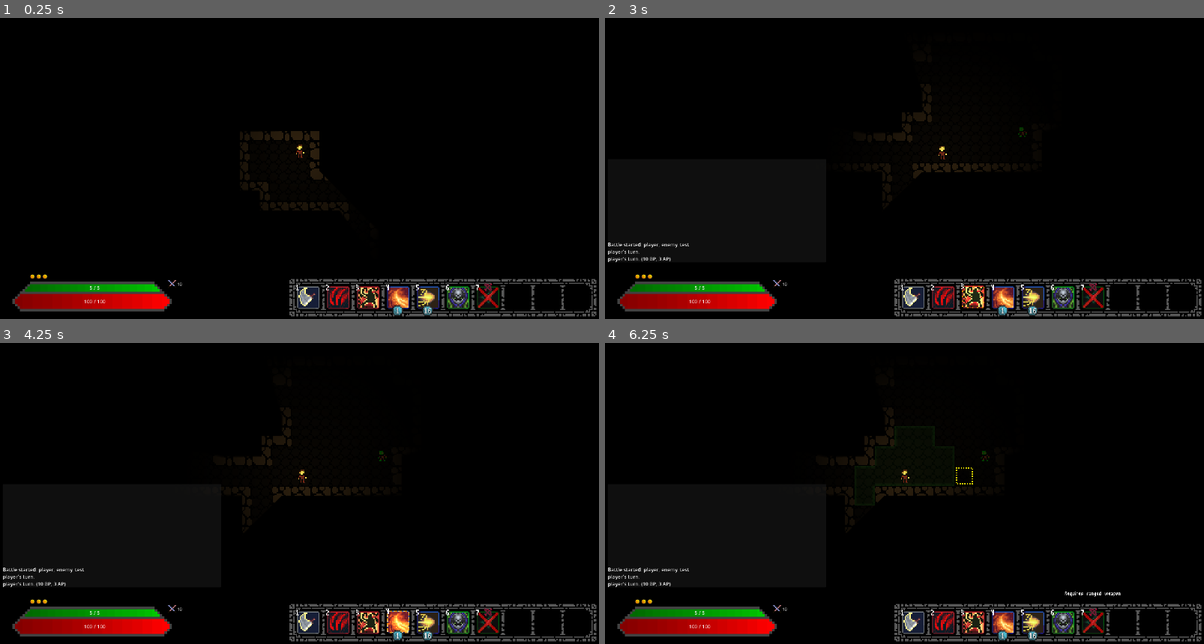
Above: before the commit, frames 1-4 (two rows, left to right).
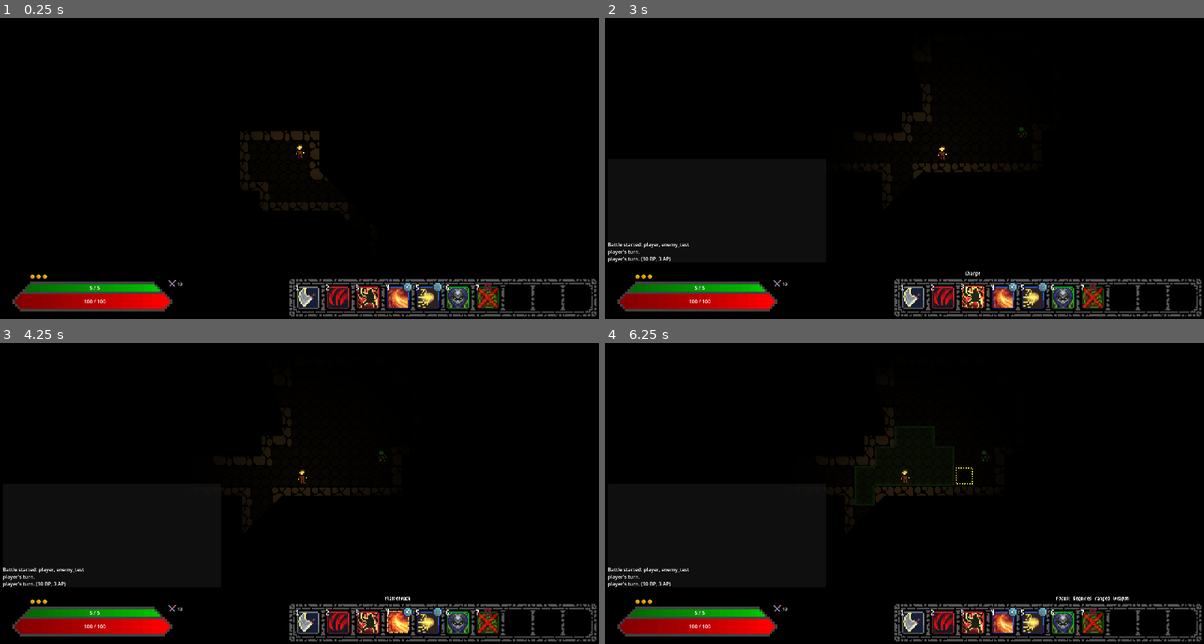
Above: after the commit, the same moments.

Repository: E-Rodowicz/Project-Fantasy
Game: Godot game, scene res://scenes/levels/test_area.tscn
Same seed, same stepped clock (60 frames per second), same inputs: the game is played once before the commit and once after it.
Inputs:
- Up to frame 1 (0.25 s): no input
- Up to frame 2 (3 s): tap Enter at 0.5 s; hold Right (ui_right) 0.53-1.28 s; tap 0 (ability_0) at 0.6 s; tap Space (precise_move) at 1.25 s; hold Down (ui_down) 1.28-2.03 s; tap 1 (ability_1) at 1.35 s; hold Right (ui_right) 2.03-2.78 s; tap 2 (ability_2) at 2.1 s; hold Up (ui_up) from 2.78 s (still down); tap 3 (ability_3) at 2.85 s
- Up to frame 3 (4.25 s): release Up (ui_up) at 3.53 s; hold Left (ui_left) from 3.53 s (still down); tap 4 (ability_4) at 3.6 s
- Up to frame 4 (6.25 s): tap 5 (ability_5) at 4.35 s; tap Enter at 5 s; release Left (ui_left) at 5.03 s; hold Down (ui_down) 5.03-5.78 s; tap 6 (ability_6) at 5.1 s; hold Right (ui_right) from 5.78 s (still down); tap 7 (ability_7) at 5.85 s

The runs differ from the first frame. In frame 1, 1.1% of the frame differs, in the area x 2-100%, y 37-100%; in frame 2, 1.2%; in frame 3, 1.2%; in frame 4, 1.4%, in the area x 0-100%, y 29-100%.

Commit message:
Completed Hotbar
Final touches, made all animations match, cantered everything, clamped text so that it does not go off screen.

Diff:
--- a/project.godot
+++ b/project.godot
@@ -218,4 +218,3 @@
 rendering_device/driver.windows="d3d12"
 renderer/rendering_method="mobile"
 environment/defaults/default_clear_color=Color(0, 0, 0, 0.84705883)
-2d/snap/snap_2d_vertices_to_pixel=true
--- a/scenes/gui/hotbar_display.gd
+++ b/scenes/gui/hotbar_display.gd
@@ -3,6 +3,7 @@
 @onready var background: TextureRect = $Background
 
 @export var basic_attack_icon: Texture2D
+@export var ranged_attack_icon: Texture2D
 @export var highlight_frames: SpriteFrames
 @export var reject_cross_texture: Texture2D
 @export var sc_orb_frames: SpriteFrames
@@ -17,6 +18,8 @@
 var icon_size: Vector2 = Vector2(24, 24)
 var reason_label: Label = null
 var reason_tween: Tween = null
+var name_label: Label = null
+var name_tween: Tween = null
 var slot_overlays: Array = []
 var slot_blocked: Array = []
 var overlay_tween_speed: float = 0.25
@@ -97,28 +100,27 @@
 
 		var charge_label: Label = Label.new()
 		charge_label.text = ""
-		var charge_font: Font = preload("res://assets/fonts/m3x6.ttf")
+		var charge_font: Font = preload("res://assets/fonts/pixel-font-height-5.ttf")
 		charge_label.add_theme_font_override("font", charge_font)
-		charge_label.add_theme_font_size_override("font_size", 16)
+		charge_label.add_theme_font_size_override("font_size", 6)
 		charge_label.add_theme_color_override("font_color", Color(0.9, 0.9, 0.9))
 		charge_label.add_theme_color_override("font_outline_color", Color.BLACK)
 		charge_label.add_theme_constant_override("outline_size", 1)
 		charge_label.horizontal_alignment = HORIZONTAL_ALIGNMENT_CENTER
-		charge_label.size = Vector2(icon_size.x + 1, 12)
-		charge_label.position = Vector2(pos_x + 0.25, pos_y + icon_size.y - 6)
+		charge_label.size = Vector2(12, 12)
+		charge_label.position = Vector2(pos_x + 17, pos_y + icon_size.y - 27)
 		charge_label.z_index = 3
 		background.add_child(charge_label)
 		slot_charge_labels.append(charge_label)
 
 		var charge_fade_label: Label = Label.new()
-		charge_fade_label.add_theme_font_override("font", charge_font)
-		charge_fade_label.add_theme_font_size_override("font_size", 16)
+		charge_fade_label.add_theme_font_size_override("font_size", 6)
 		charge_fade_label.add_theme_color_override("font_color", Color.WHITE)
 		charge_fade_label.add_theme_color_override("font_outline_color", Color.BLACK)
 		charge_fade_label.add_theme_constant_override("outline_size", 1)
 		charge_fade_label.horizontal_alignment = HORIZONTAL_ALIGNMENT_CENTER
-		charge_fade_label.size = Vector2(icon_size.x + 1, 12)
-		charge_fade_label.position = Vector2(pos_x, pos_y + icon_size.y - 6)
+		charge_fade_label.size = Vector2(12, 12)
+		charge_fade_label.position = Vector2(pos_x + 17, pos_y + icon_size.y - 27)
 		charge_fade_label.z_index = 3
 		charge_fade_label.modulate = Color(1, 1, 1, 0)
 		background.add_child(charge_fade_label)
@@ -133,20 +135,19 @@
 		orb.centered = false
 		orb.modulate = Color(1, 1, 1, 0)
 		orb.offset = Vector2(0, 0)
-		orb.position = Vector2(pos_x + 5.5, pos_y + icon_size.y - 4)
-		orb.scale = Vector2(1.5, 1.5)
+		orb.position = Vector2(pos_x + 17, pos_y + icon_size.y - 29)
+		orb.scale = Vector2(1.35, 1.35)
 		orb.z_index = 2
 		orb.stop()
 		orb.frame = 0
 		background.add_child(orb)
 		slot_orbs.append(orb)
 
-		var empty_orb: TextureRect = TextureRect.new()
+		var empty_orb: Sprite2D = Sprite2D.new()
 		empty_orb.texture = empty_orb_texture
-		empty_orb.expand_mode = TextureRect.EXPAND_IGNORE_SIZE
-		empty_orb.stretch_mode = TextureRect.STRETCH_KEEP_ASPECT_CENTERED
-		empty_orb.size = Vector2(12, 12)
-		empty_orb.position = Vector2(pos_x + 5.5, pos_y + icon_size.y - 4)
+		empty_orb.centered = false
+		empty_orb.position = Vector2(pos_x + 17, pos_y + icon_size.y - 29)
+		empty_orb.scale = Vector2(1.35, 1.35)
 		empty_orb.modulate = Color(1, 1, 1, 0)
 		empty_orb.z_index = 2
 		background.add_child(empty_orb)
@@ -190,6 +191,18 @@
 		reason_label.visible = false
 		add_child(reason_label)
 
+	name_label = Label.new()
+	var name_font: Font = preload("res://assets/fonts/m3x6.ttf")
+	name_label.texture_filter = CanvasItem.TEXTURE_FILTER_NEAREST
+	name_label.add_theme_font_override("font", name_font)
+	name_label.add_theme_font_size_override("font_size", 32)
+	name_label.add_theme_color_override("font_color", Color(1.0, 1.0, 1.0, 1.0))
+	name_label.add_theme_color_override("font_outline_color", Color.BLACK)
+	name_label.add_theme_constant_override("outline_size", 3)
+	name_label.horizontal_alignment = HORIZONTAL_ALIGNMENT_CENTER
+	name_label.visible = false
+	add_child(name_label)
+
 	highlight_sprite = AnimatedSprite2D.new()
 	highlight_sprite.scale = Vector2(icon_size.x / 18.0, icon_size.y / 18.0)
 	highlight_sprite.sprite_frames = highlight_frames
@@ -229,7 +242,10 @@
 		var ability_id: String = PlayerData.get_hotbar_ability(i)
 
 		if ability_id == "basic_attack":
-			slot_icons[i].texture = basic_attack_icon
+			if PlayerData.is_ranged_weapon_equipped():
+				slot_icons[i].texture = ranged_attack_icon
+			else:
+				slot_icons[i].texture = basic_attack_icon
 			slot_labels[i].visible = ability_id != ""
 		elif ability_id != "":
 			var data: Dictionary = AbilityDB.get_ability(ability_id)
@@ -321,6 +337,10 @@
 	# Only animates when the active slot changes, not every frame.
 	if current_active_slot != previous_active_slot:
 		_animate_selection(previous_active_slot, current_active_slot)
+		if current_active_slot >= 0:
+			_show_ability_name(current_active_slot)
+		else:
+			_hide_ability_name()
 		previous_active_slot = current_active_slot
 
 	# Switche's highlight animation based on confirm state.
@@ -459,8 +479,52 @@
 		label_flash.tween_property(slot_charge_labels[slot], "modulate", Color(1, 0.3, 0.3, 1), 0.1)
 		label_flash.tween_property(slot_charge_labels[slot], "modulate", Color(1, 1, 1, 1), 0.1)
 
+func _show_ability_name(slot: int) -> void:
+	var ability_id: String = PlayerData.get_hotbar_ability(slot)
+	if reason_tween != null and reason_tween.is_valid():
+		reason_tween.kill()
+	reason_label.visible = false
+	if ability_id == "":
+		return
+
+	var display_name: String = ""
+	if ability_id == "basic_attack":
+		display_name = "Attack"
+	else:
+		var data: Dictionary = AbilityDB.get_ability(ability_id)
+		display_name = data.get("name", "")
+
+	if display_name == "":
+		return
+
+	name_label.text = display_name
+	_position_label_above_slot(name_label, slot, -35)
+
+	if name_tween != null and name_tween.is_valid():
+		name_tween.kill()
+
+	name_label.modulate = Color(1, 1, 1, 0)
+	name_label.visible = true
+
+	name_tween = create_tween()
+	name_tween.tween_property(name_label, "modulate:a", 1.0, 0.15)
+
+func _hide_ability_name() -> void:
+	if name_label == null or not name_label.visible:
+		return
+
+	if name_tween != null and name_tween.is_valid():
+		name_tween.kill()
+
+	name_tween = create_tween()
+	name_tween.tween_property(name_label, "modulate:a", 0.0, 0.3)
+	name_tween.tween_callback(func(): name_label.visible = false)
+
 func _show_reject_reason(slot: int) -> void:
 	var pt: CombatantTurn = BattleManager.player_turn
+	if name_tween != null and name_tween.is_valid():
+		name_tween.kill()
+	name_label.visible = false
 	if pt == null:
 		return
 
@@ -468,12 +532,16 @@
 	if reasons.is_empty():
 		return
 
-	reason_label.text = ", ".join(reasons)
-	reason_label.size = Vector2(400, 40)
-
-	var slot_local_x: float = first_slot_offset.x + (slot_spacing * slot) + (icon_size.x / 2)
-	var slot_screen_x: float = background.global_position.x + (slot_local_x * background.scale.x)
-	reason_label.position = Vector2(slot_screen_x - 200, background.global_position.y - 50)
+	var ability_id: String = PlayerData.get_hotbar_ability(slot)
+	var display_name: String = ""
+	if ability_id == "basic_attack":
+		display_name = "Attack"
+	else:
+		var data: Dictionary = AbilityDB.get_ability(ability_id)
+		display_name = data.get("name", "")
+
+	reason_label.text = display_name + ": " + ", ".join(reasons)
+	_position_label_above_slot(reason_label, slot, -35)
 
 	if reason_tween != null and reason_tween.is_valid():
 		reason_tween.kill()
@@ -486,3 +554,18 @@
 	reason_tween.tween_interval(0.8)
 	reason_tween.tween_property(reason_label, "modulate:a", 0.0, 0.5)
 	reason_tween.tween_callback(func(): reason_label.visible = false)
+
+func _position_label_above_slot(label: Label, slot: int, y_offset: float) -> void:
+	var font: Font = label.get_theme_font("font")
+	var font_size: int = label.get_theme_font_size("font_size")
+	var text_width: float = font.get_string_size(label.text, HORIZONTAL_ALIGNMENT_LEFT, -1, font_size).x
+	var label_width: float = text_width + 16.0
+	label.size = Vector2(label_width, 40)
+
+	var slot_local_x: float = first_slot_offset.x + (slot_spacing * slot) + (icon_size.x / 2)
+	var slot_screen_x: float = background.global_position.x + (slot_local_x * background.scale.x)
+
+	var margin: float = 4.0
+	var viewport_width: float = get_viewport().get_visible_rect().size.x
+	var label_x: float = clampf(slot_screen_x - (label_width / 2.0), margin, viewport_width - label_width - margin)
+	label.position = Vector2(label_x, background.global_position.y + y_offset)
--- a/scenes/gui/hotbar_display.tscn
+++ b/scenes/gui/hotbar_display.tscn
@@ -4,55 +4,47 @@
 [ext_resource type="Texture2D" uid="uid://bie8scqujsmnj" path="res://assets/sprites/gui/ability_hotbar.png" id="2_a2ttq"]
 [ext_resource type="Texture2D" uid="uid://bqle02i73td3j" path="res://assets/sprites/gui/ability_neutral_attack.png" id="2_bxgwf"]
 [ext_resource type="SpriteFrames" uid="uid://c87a6allqlk04" path="res://scenes/gui/hotbar_highlight_select.tres" id="3_mlamd"]
+[ext_resource type="Texture2D" uid="uid://b00tor5n7bt46" path="res://assets/sprites/gui/ability_neutral_ranged.png" id="3_rqwpo"]
 [ext_resource type="Texture2D" uid="uid://d4hjgk4721d7v" path="res://assets/sprites/gui/ability_inactive.png" id="4_qg201"]
-[ext_resource type="Texture2D" uid="uid://ceotyk3v4oh8t" path="res://assets/sprites/gui/ability_highlight_sc/ability_highlight_sc-sheet.png" id="5_7kw60"]
+[ext_resource type="Texture2D" uid="uid://b8silrhcbpsxw" path="res://assets/sprites/gui/ability_highlight_sc/ability_highlight_sc_8x8-sheet.png" id="5_w21tg"]
 [ext_resource type="Texture2D" uid="uid://djuq6ssmsgt4q" path="res://assets/sprites/gui/ability_indicator_ranged/ability_indicator_ranged-sheet.png" id="6_hh02c"]
 [ext_resource type="Texture2D" uid="uid://wfc2so1qeimg" path="res://assets/sprites/gui/ability_highlight_sc/ability_highlight_sc_empty.png" id="7_w21tg"]
 
-[sub_resource type="AtlasTexture" id="AtlasTexture_7kw60"]
-atlas = ExtResource("5_7kw60")
+[sub_resource type="AtlasTexture" id="AtlasTexture_rqwpo"]
+atlas = ExtResource("5_w21tg")
 region = Rect2(0, 0, 8, 8)
 
-[sub_resource type="AtlasTexture" id="AtlasTexture_hh02c"]
-atlas = ExtResource("5_7kw60")
+[sub_resource type="AtlasTexture" id="AtlasTexture_64ry1"]
+atlas = ExtResource("5_w21tg")
 region = Rect2(8, 0, 8, 8)
 
-[sub_resource type="AtlasTexture" id="AtlasTexture_w21tg"]
-atlas = ExtResource("5_7kw60")
+[sub_resource type="AtlasTexture" id="AtlasTexture_gj6vh"]
+atlas = ExtResource("5_w21tg")
 region = Rect2(16, 0, 8, 8)
 
-[sub_resource type="AtlasTexture" id="AtlasTexture_rqwpo"]
-atlas = ExtResource("5_7kw60")
+[sub_resource type="AtlasTexture" id="AtlasTexture_7ya64"]
+atlas = ExtResource("5_w21tg")
 region = Rect2(24, 0, 8, 8)
 
-[sub_resource type="AtlasTexture" id="AtlasTexture_64ry1"]
-atlas = ExtResource("5_7kw60")
+[sub_resource type="AtlasTexture" id="AtlasTexture_6nae8"]
+atlas = ExtResource("5_w21tg")
 region = Rect2(32, 0, 8, 8)
 
-[sub_resource type="AtlasTexture" id="AtlasTexture_gj6vh"]
-atlas = ExtResource("5_7kw60")
+[sub_resource type="AtlasTexture" id="AtlasTexture_s8ruu"]
+atlas = ExtResource("5_w21tg")
 region = Rect2(40, 0, 8, 8)
 
-[sub_resource type="AtlasTexture" id="AtlasTexture_7ya64"]
-atlas = ExtResource("5_7kw60")
+[sub_resource type="AtlasTexture" id="AtlasTexture_vt04i"]
+atlas = ExtResource("5_w21tg")
 region = Rect2(48, 0, 8, 8)
 
-[sub_resource type="AtlasTexture" id="AtlasTexture_6nae8"]
-atlas = ExtResource("5_7kw60")
+[sub_resource type="AtlasTexture" id="AtlasTexture_8doc3"]
+atlas = ExtResource("5_w21tg")
 region = Rect2(56, 0, 8, 8)
 
 [sub_resource type="SpriteFrames" id="SpriteFrames_qg201"]
 animations = [{
 "frames": [{
-"duration": 1.0,
-"texture": SubResource("AtlasTexture_7kw60")
-}, {
-"duration": 1.0,
-"texture": SubResource("AtlasTexture_hh02c")
-}, {
-"duration": 1.0,
-"texture": SubResource("AtlasTexture_w21tg")
-}, {
 "duration": 1.0,
 "texture": SubResource("AtlasTexture_rqwpo")
 }, {
@@ -68,8 +60,17 @@
 "duration": 1.0,
 "texture": SubResource("AtlasTexture_6nae8")
 }, {
+"duration": 1.0,
+"texture": SubResource("AtlasTexture_s8ruu")
+}, {
+"duration": 1.0,
+"texture": SubResource("AtlasTexture_vt04i")
+}, {
+"duration": 1.0,
+"texture": SubResource("AtlasTexture_8doc3")
+}, {
 "duration": 12.0,
-"texture": SubResource("AtlasTexture_7kw60")
+"texture": SubResource("AtlasTexture_rqwpo")
 }],
 "loop": 1,
 "name": &"default",
@@ -114,6 +115,7 @@
 [node name="hotbar_display" type="CanvasLayer" unique_id=1096995637]
 script = ExtResource("1_q8gy2")
 basic_attack_icon = ExtResource("2_bxgwf")
+ranged_attack_icon = ExtResource("3_rqwpo")
 highlight_frames = ExtResource("3_mlamd")
 reject_cross_texture = ExtResource("4_qg201")
 sc_orb_frames = SubResource("SpriteFrames_qg201")
--- a/scripts/autoloaders/AbilityDB.gd
+++ b/scripts/autoloaders/AbilityDB.gd
@@ -91,7 +91,7 @@
 		"damage_percent": 1.0,
 		"hit_modifier": 0.0,
 		"bounce_range": 5,
-		"max_sc": 16,
+		"max_sc": 8,
 		"description": "Fire a bolt of lightning. Bounces between targets with decreasing damage."
 		},
 	"flametouch": {
@@ -105,7 +105,7 @@
 		"targeting": "touch",
 		"damage_percent": 2.0,
 		"hit_modifier": 0.0,
-		"max_sc": 1,
+		"max_sc": 6,
 		"description": "Touch an opponent, setting them aflame for 200% damage. Applies Fire (1)."
 		},
 }
Binary file added: assets/fonts/Kubasta.ttf
Not shown, added: assets/fonts/Kubasta.ttf.import
Binary file added: assets/fonts/Reboot.ttf
Not shown, added: assets/fonts/Reboot.ttf.import
Binary file added: assets/fonts/pixel-font-height-5.ttf
Not shown, added: assets/fonts/pixel-font-height-5.ttf.import
Binary file added: assets/fonts/pixel-font-height-6.ttf
Not shown, added: assets/fonts/pixel-font-height-6.ttf.import
Binary file added: assets/fonts/pixel-font-small-3x4.ttf
Not shown, added: assets/fonts/pixel-font-small-3x4.ttf.import
Binary file changed: assets/sprites/gui/ability_green_focus.png
Binary file changed: assets/sprites/gui/ability_highlight_sc/ability_highlight_sc-sheet.png
(and 7 more such lines)
